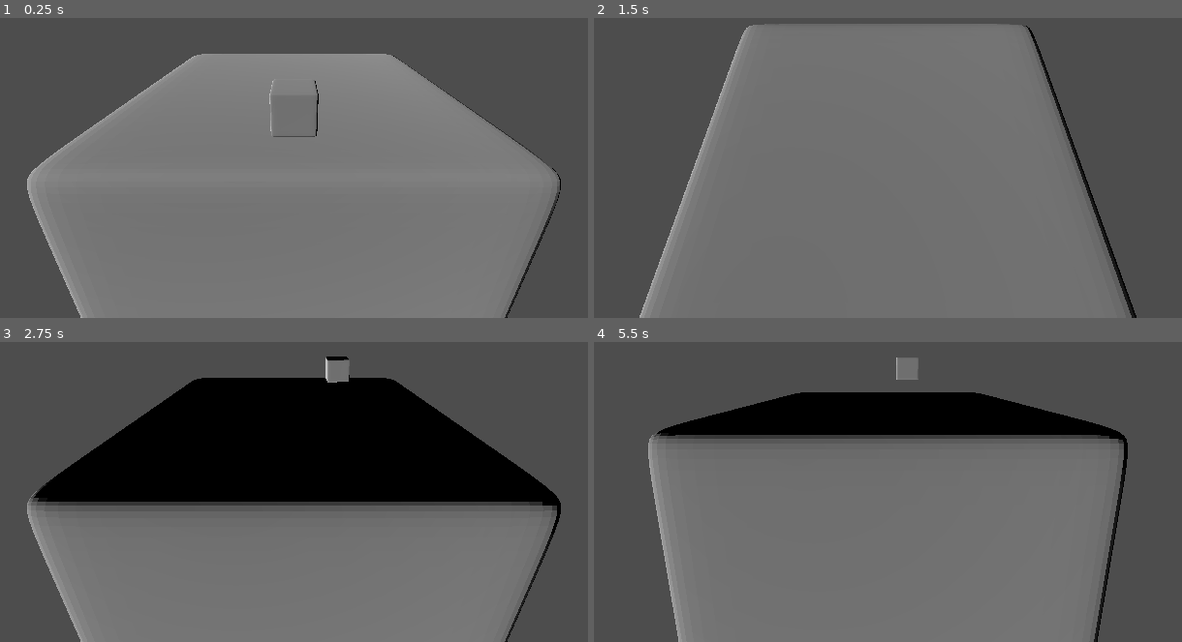
Above: before the commit, frames 1-4 (two rows, left to right).
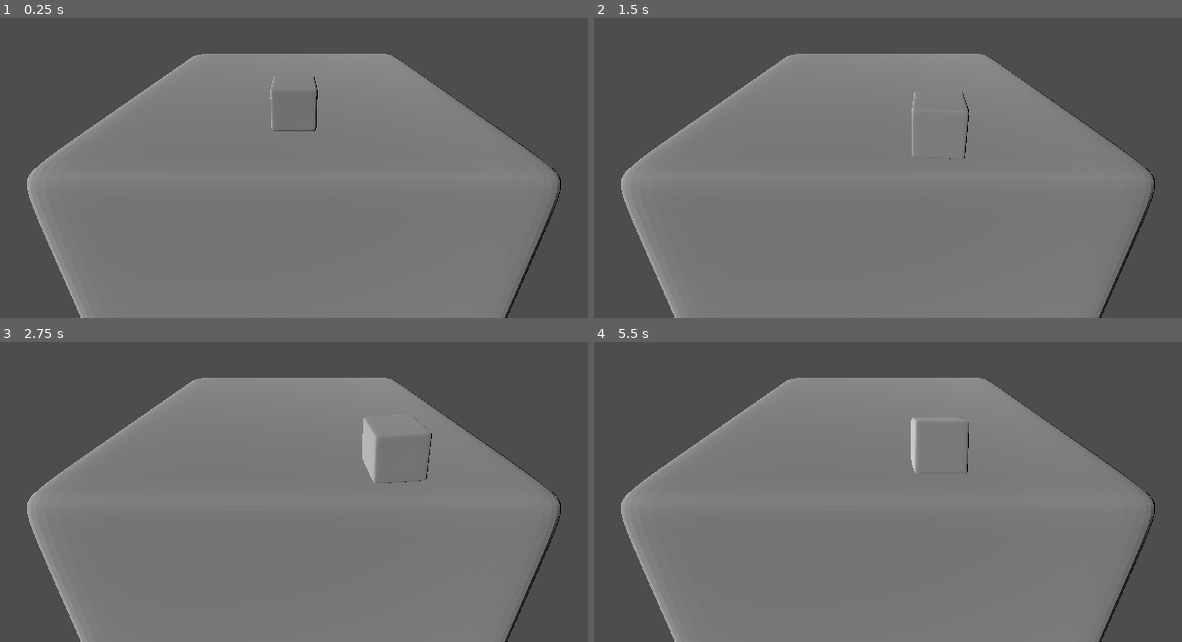
Above: after the commit, the same moments.

Repository: SomeSortOfSam/GMTKGameJam2022
Game: Godot game, scene res://World.tscn
Two runs of this game, one before a commit and one after it. Both use one fixed random seed, a clock stepped at 60 frames per second and the inputs below. The engine's default icon, where the game draws it, is replaced by a stand-in: a white triangle on a blue panel in a dark square.
Inputs:
- Up to frame 1 (0.25 s): no input
- Up to frame 2 (1.5 s): hold D (ui_right) 0.53-1.28 s; hold S (ui_down) from 1.28 s (still down)
- Up to frame 3 (2.75 s): release S (ui_down) at 2.03 s; hold D (ui_right) from 2.03 s (still down)
- Up to frame 4 (5.5 s): release D (ui_right) at 2.78 s; hold W (ui_up) 2.78-3.53 s; hold A (ui_left) 3.53-5.03 s; hold S (ui_down) from 5.03 s (still down)

The runs differ from the first frame. In frame 1, 0.1% of the frame differs, in the area x 45-55%, y 19-40%; in frame 2, 16%; in frame 3, 29%, in the area x 4-96%, y 4-98%; in frame 4, 18%.

Commit message:
Prevented player from going off the same edge they came from

Diff:
--- a/Cube.gd
+++ b/Cube.gd
@@ -1,9 +1,41 @@
 extends Node3D
 
+@onready var side_positions = $SidePositions
+@onready var rotation_timer : Timer = $RotationTimer
+
+@export var time_to_rotate := .2
+@export var sides : Array[PackedScene]
+
+
 var target_rotation : Quaternion
+var current_side_template : Node3D
+var current_side_index := 0
+
+signal rotation_finished
 
 func _process(delta):
-	quaternion = quaternion.slerp(target_rotation,.1).normalized()
+	quaternion = quaternion.slerp(target_rotation,delta/time_to_rotate).normalized()
+
+func get_current_side_parent() -> Node3D:
+	return side_positions.get_child(0)
+
+func get_current_side_number() -> int:
+	return 1;
+
+func get_next_side() -> Node3D:
+	if not current_side_template:
+		current_side_template = sides[current_side_index].instantiate()
+	return current_side_template.duplicate()
+
+func prepare_current_side():
+	var side_parent = get_current_side_parent()
+	for child in side_parent.get_children():
+		side_parent.remove_child(child)
+	var side = get_next_side()
+	if side.has_method("prepared_side"):
+		side.prepare_side(get_current_side_number())
+		side_parent.add_child(side)
+
 
 func _on_player_edge_reached(direction):
 	var old_rotaiton = quaternion
@@ -12,3 +44,8 @@
 	global_rotate(Vector3.RIGHT,direction.y)
 	target_rotation = quaternion
 	quaternion = old_rotaiton
+	rotation_timer.start(time_to_rotate)
+	prepare_current_side()
+
+func _on_rotation_timer_timeout():
+	emit_signal("rotation_finished")
--- a/Cube.tscn
+++ b/Cube.tscn
@@ -1,11 +1,13 @@
-[gd_scene load_steps=4 format=3 uid="uid://6fpaqq10x0o7"]
+[gd_scene load_steps=5 format=3 uid="uid://6fpaqq10x0o7"]
 
 [ext_resource type="ArrayMesh" uid="uid://btmx2ae08sul7" path="res://Dice.obj" id="1_wn2xo"]
+[ext_resource type="PackedScene" uid="uid://b6xr5xq466rqm" path="res://Sides/TestSide.tscn" id="2_0psje"]
 [ext_resource type="Script" path="res://Cube.gd" id="2_h6xo3"]
 [ext_resource type="PackedScene" uid="uid://yhk1844cvdup" path="res://Player.tscn" id="2_l63f2"]
 
 [node name="Cube" type="Node3D"]
 script = ExtResource("2_h6xo3")
+sides = [ExtResource("2_0psje")]
 
 [node name="Cube" type="MeshInstance3D" parent="."]
 mesh = ExtResource("1_wn2xo")
@@ -16,4 +18,29 @@
 [node name="DirectionalLight3D" type="DirectionalLight3D" parent="."]
 transform = Transform3D(0.5, 4.47035e-08, -0.866025, 0.612372, 0.707107, 0.353553, 0.612372, -0.707107, 0.353553, 0, 0, 0)
 
+[node name="SidePositions" type="Node3D" parent="."]
+
+[node name="Position3D" type="Position3D" parent="SidePositions"]
+transform = Transform3D(1, 0, 0, 0, 1, 0, 0, 0, 1, 0, 1, 0)
+
+[node name="Position3D2" type="Position3D" parent="SidePositions"]
+transform = Transform3D(-4.37114e-08, 1, 0, -1, -4.37114e-08, 0, 0, 0, 1, 1, 0, 0)
+
+[node name="Position3D3" type="Position3D" parent="SidePositions"]
+transform = Transform3D(-1, 8.74228e-08, 0, -8.74228e-08, -1, 0, 0, 0, 1, 0, -1, 0)
+
+[node name="Position3D4" type="Position3D" parent="SidePositions"]
+transform = Transform3D(-4.37114e-08, -1, 0, 1, -4.37114e-08, 0, 0, 0, 1, -1, 0, 0)
+
+[node name="Position3D5" type="Position3D" parent="SidePositions"]
+transform = Transform3D(1, 0, 0, 0, -4.37114e-08, -1, 0, 1, -4.37114e-08, 0, 0, 1)
+
+[node name="Position3D6" type="Position3D" parent="SidePositions"]
+transform = Transform3D(1, 0, 0, 0, -4.37114e-08, 1, 0, -1, -4.37114e-08, 0, 0, -1)
+
+[node name="RotationTimer" type="Timer" parent="."]
+one_shot = true
+
+[connection signal="rotation_finished" from="." to="Player" method="_on_cube_rotation_finished"]
 [connection signal="edge_reached" from="Player" to="." method="_on_player_edge_reached"]
+[connection signal="timeout" from="RotationTimer" to="." method="_on_rotation_timer_timeout"]
--- a/Player.gd
+++ b/Player.gd
@@ -1,12 +1,16 @@
 extends Node3D
 
-@onready var move_timer : Timer = $MoveTimer
+@onready var move_diffrence_timer : Timer = $MoveDiffrenceTimer
+@onready var move_durration_timer : Timer = $MoveDurrationTimer
 
 const MOVE_DISTANCE = .2
 const GRID_EXTENTS := 4
 const DIRECTION_MAP : Dictionary = {"ui_left" : Vector2i.LEFT,"ui_right" : Vector2i.RIGHT,"ui_up" : Vector2i.UP,"ui_down": Vector2i.DOWN}
 
-var last_move : Vector2i
+@export var position_lerp_enabled := true
+@export var time_to_rotate := .2
+
+var last_direction := Vector2i(0,-1)
 var queued_move : Vector2i
 var current_cell := Vector2i(0,GRID_EXTENTS)
 
@@ -16,28 +20,47 @@
 	for direction in DIRECTION_MAP:
 		if event.is_action_pressed(direction):
 			queued_move += DIRECTION_MAP[direction]
-			if move_timer.is_stopped():
-				move_timer.start()
+			if move_diffrence_timer.is_stopped():
+				move_diffrence_timer.start()
 
 func _process(delta):
-	position = position.lerp(Vector3(current_cell.x,0,current_cell.y)*MOVE_DISTANCE,.1)
-	quaternion = quaternion.slerp(Quaternion.IDENTITY,.1)
+	var percent_amount = delta/time_to_rotate
+	if position_lerp_enabled:
+		var target = Vector3(current_cell.x,0,current_cell.y) * MOVE_DISTANCE
+		global_position = global_position.lerp(target,percent_amount)
+	quaternion = quaternion.slerp(Quaternion.IDENTITY,percent_amount)
 
-func set_current_cell(new_cell : Vector2i):
-	current_cell = new_cell
-	if abs(current_cell.x) > GRID_EXTENTS:
-		current_cell.x = -sign(current_cell.x)*GRID_EXTENTS
-		emit_signal("edge_reached", sign(current_cell.x)*Vector2i.RIGHT)
-	elif abs(current_cell.y) > GRID_EXTENTS:
-		current_cell.y = -sign(current_cell.y)*GRID_EXTENTS
-		emit_signal("edge_reached", sign(current_cell.y)*Vector2i.UP)
+# returns true if the current cell changed
+func set_current_cell(new_cell : Vector2i) -> bool:
+	var new_direction = Vector2i.ZERO
+	if abs(new_cell.x) > GRID_EXTENTS:
+		new_direction = sign(new_cell.x)*Vector2i.RIGHT
+	elif abs(new_cell.y) > GRID_EXTENTS:
+		new_direction = sign(new_cell.y)*Vector2i.DOWN
+	if new_direction != -last_direction:
+		current_cell = new_cell
+		if new_direction != Vector2i.ZERO:
+			last_direction = new_direction
+			move_durration_timer.start(time_to_rotate)
+		return true
+	return false
 
-func _on_move_timer_timeout():
-	var queued_rotation = -Vector2(queued_move)*(PI/2)
-	rotate(Vector3.FORWARD,queued_rotation.x)
-	rotate(Vector3.RIGHT,queued_rotation.y)
-	set_current_cell(current_cell + queued_move)
+func _on_player_edge_reached(direction : Vector2i):
+	current_cell.x = sign(direction.x)*GRID_EXTENTS if direction.x != 0 else current_cell.x
+	current_cell.y = sign(direction.y)*GRID_EXTENTS if direction.y != 0 else current_cell.y
+	position_lerp_enabled = false
+
+func _on_cube_rotation_finished():
+	position_lerp_enabled = true
+
+func _on_move_diffrence_timer_timeout():
+	if set_current_cell(current_cell + queued_move):
+		var queued_rotation = -Vector2(queued_move)*(PI/2)
+		global_rotate(Vector3.FORWARD,queued_rotation.x)
+		global_rotate(Vector3.RIGHT,queued_rotation.y)
+	else:
+		global_rotate(Vector3.DOWN,.2)
 	queued_move = Vector2i.ZERO
 
-func _on_player_edge_reached(direction : Vector2i):
-	position = Vector3(direction.x,0,-direction.y)*MOVE_DISTANCE*(GRID_EXTENTS+1)
+func _on_move_durration_timer_timeout():
+	emit_signal("edge_reached",-last_direction)
--- a/Player.tscn
+++ b/Player.tscn
@@ -5,16 +5,19 @@
 
 [node name="Player" type="Node3D"]
 rotation_edit_mode = 1
-top_level = true
 script = ExtResource("1_62dea")
 
 [node name="MeshInstance3D" type="MeshInstance3D" parent="."]
 transform = Transform3D(0.1, 0, 0, 0, 0.1, 0, 0, 0, 0.1, 0, 0, 0)
 mesh = ExtResource("1_m6rya")
 
-[node name="MoveTimer" type="Timer" parent="."]
+[node name="MoveDiffrenceTimer" type="Timer" parent="."]
 wait_time = 0.1
 one_shot = true
 
+[node name="MoveDurrationTimer" type="Timer" parent="."]
+one_shot = true
+
 [connection signal="edge_reached" from="." to="." method="_on_player_edge_reached"]
-[connection signal="timeout" from="MoveTimer" to="." method="_on_move_timer_timeout"]
+[connection signal="timeout" from="MoveDiffrenceTimer" to="." method="_on_move_diffrence_timer_timeout"]
+[connection signal="timeout" from="MoveDurrationTimer" to="." method="_on_move_durration_timer_timeout"]
--- /dev/null
+++ b/Sides/TestSide.tscn
@@ -0,0 +1,8 @@
+[gd_scene load_steps=2 format=3 uid="uid://b6xr5xq466rqm"]
+
+[ext_resource type="Texture2D" uid="uid://csyjphfvmwr3j" path="res://icon.png" id="1_a3kfa"]
+
+[node name="Node3D" type="Node3D"]
+
+[node name="Sprite3D" type="Sprite3D" parent="."]
+texture = ExtResource("1_a3kfa")
